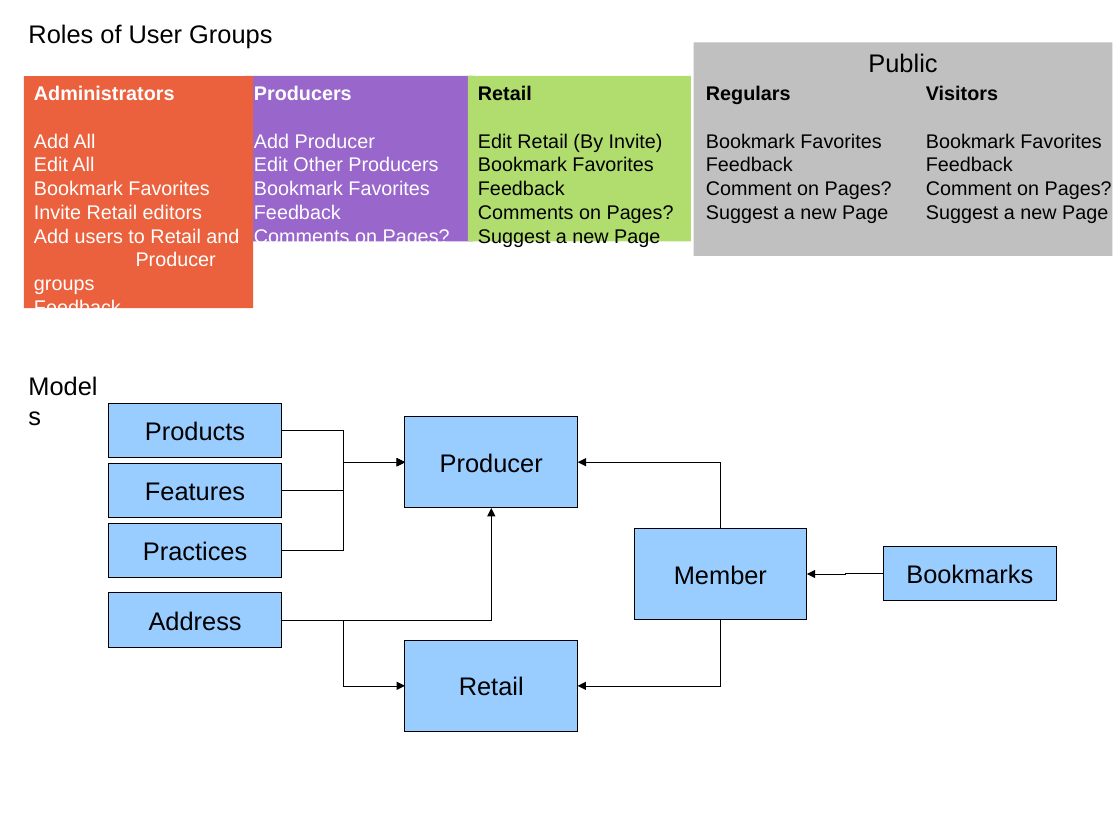
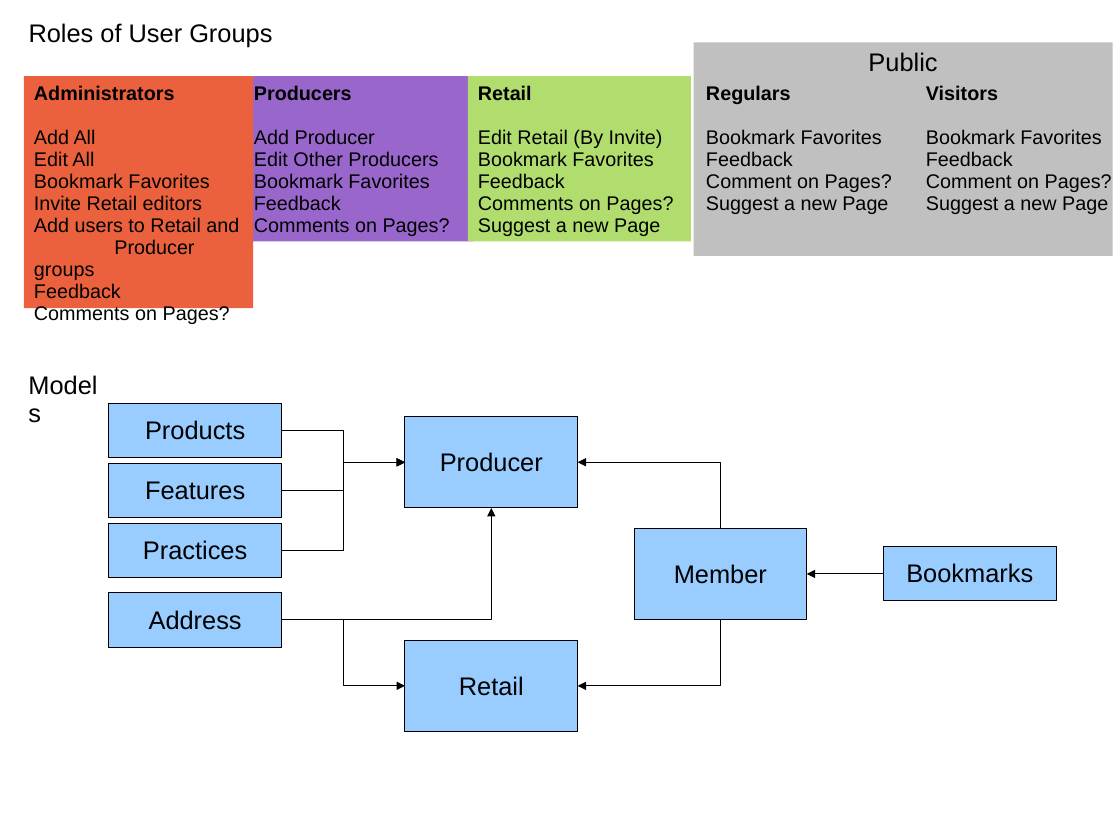
Before and after one commit to wildintellect/OSGeoLive-analysis, a slide deck: slide 3 of AgGuide/websitespecs.odp (slide 1 before the commit). Drawn at 1120x840 pixels with LibreOffice and Linux fonts; fonts in the diff are those of the drawing. Boxes give left, top, right and bottom in pixels: in the first picture for what was removed or moved away, otherwise in the second. Text is boxed around its words. In the diff, an @@ line names an element or a change of style, - is before the commit and + after.

```diff
--- a/AgGuide/websitespecs.odp
+++ b/AgGuide/websitespecs.odp
@@ rectangle "Administrators" at <box>24,76,254,308</box>: text colour #FFFFFF to #000000; line spacing 1 to 0.93 @@
@@ rectangle "Producers" at <box>244,76,474,242</box>: text colour #FFFFFF to #000000; line spacing 1 to 0.93 @@
@@ line spacing 1 to 0.93 in 5 elements at <box>694,43,1113,256</box>, <box>469,76,691,242</box>, <box>706,85,892,214</box>, <box>926,85,1112,214</box>, <box>18,365,120,722</box> @@
```
Also in this commit, not shown: 3 other slides changed, 6 slides added.
